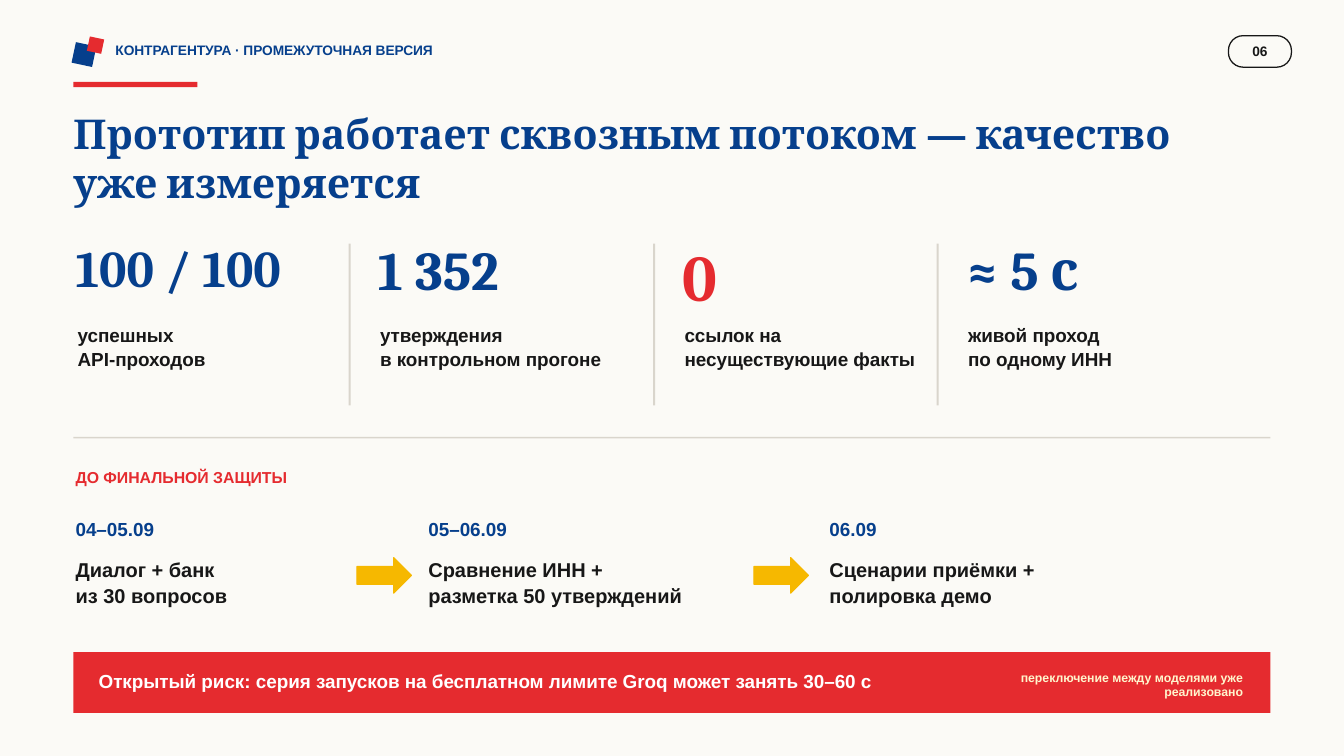
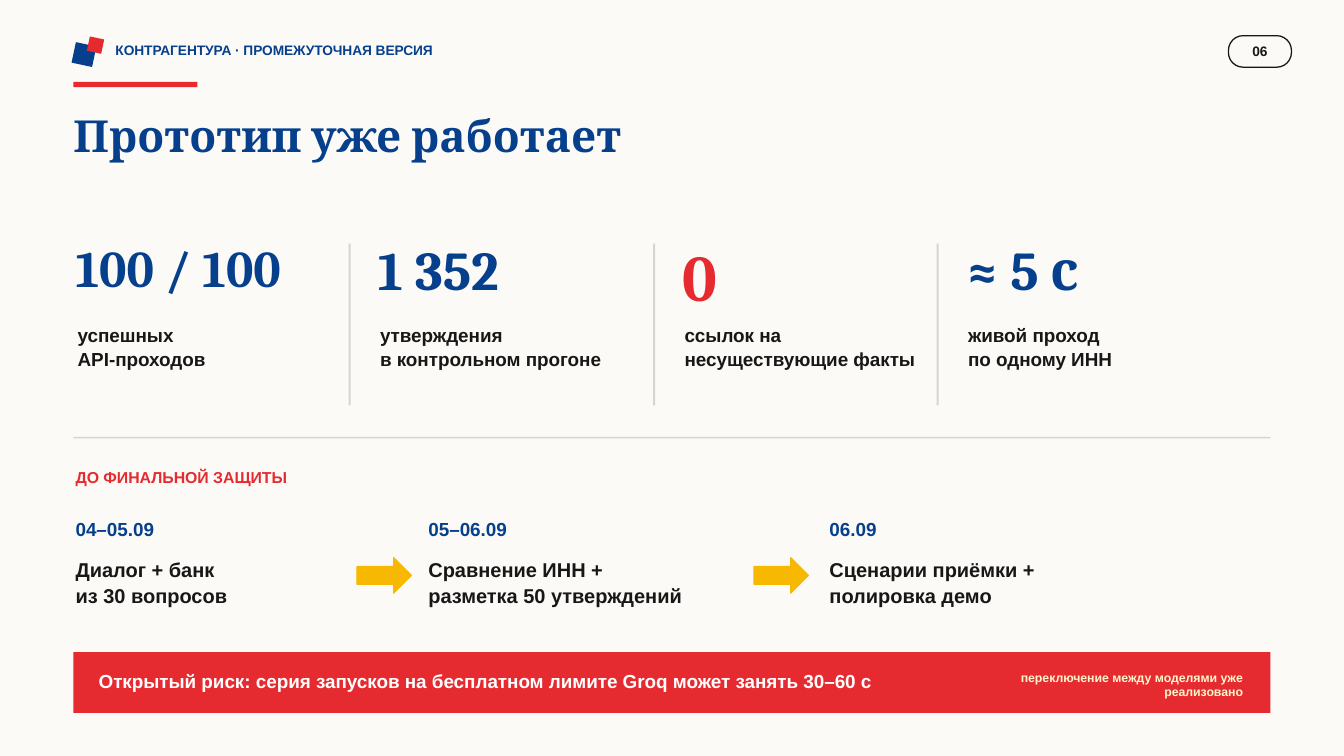
Before and after one commit to Angmtlln/xaxaton, a slide deck: slide 6 of output/presentations/kontragentura_intermediate_pitch.pptx. Drawn at 1344x756 pixels with LibreOffice and Linux fonts; fonts in the diff are those of the drawing. Boxes give left, top, right and bottom in pixels: in the first picture for what was removed or moved away, otherwise in the second. Text is boxed around its words. In the diff, an @@ line names an element or a change of style, - is before the commit and + after.

```diff
--- a/output/presentations/kontragentura_intermediate_pitch.pptx
+++ b/output/presentations/kontragentura_intermediate_pitch.pptx
@@ text at [73, 118, 621, 163]: text changed; size 29.3 to 31.5 pt @@
-Прототип работает сквозным потоком — качество уже измеряется
+Прототип уже работает
```
Also in this commit, not shown: 4 other slides changed, 1 slide added, 1 slide removed, 1 other file.
